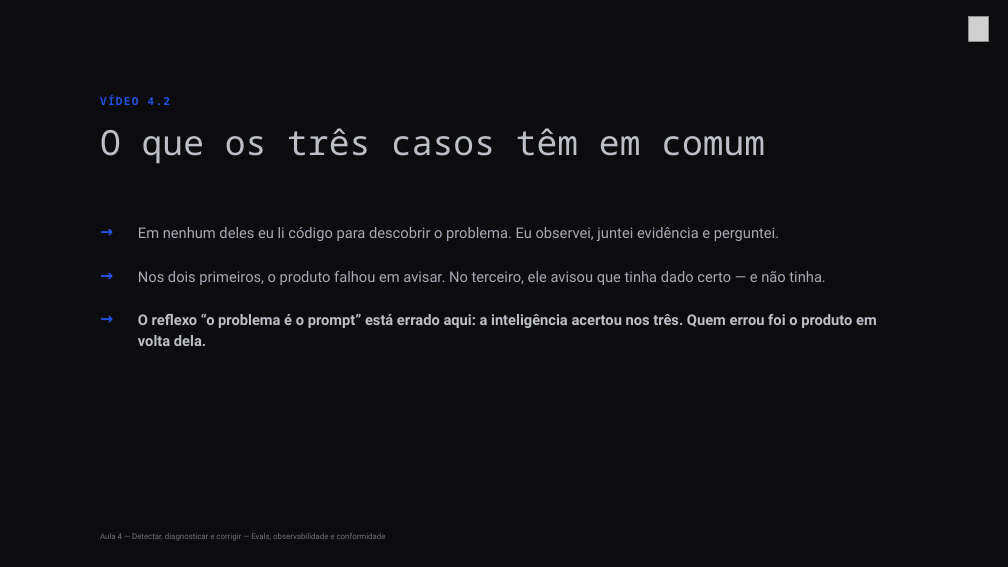
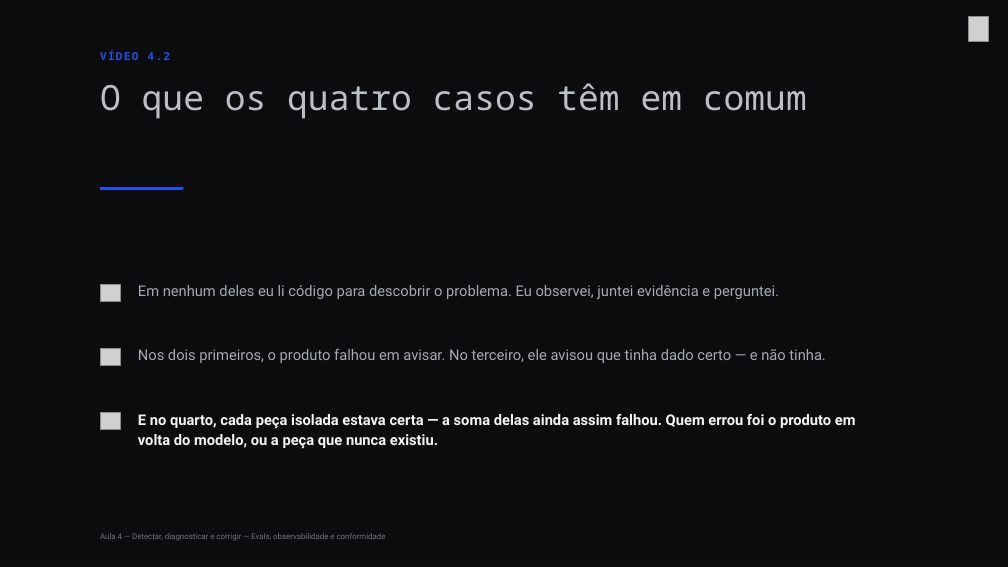
Before and after one commit to Djegao/alura-produto-ficticio, a slide deck: slide 12 of slides/aula4-alura.pptx (slide 10 before the commit). Drawn at 1008x567 pixels with LibreOffice and Linux fonts; fonts in the diff are those of the drawing; grey boxes stand for pictures; background and template pictures are left out. Boxes give left, top, right and bottom in pixels: in the first picture for what was removed or moved away, otherwise in the second. Text is boxed around its words. In the diff, an @@ line names an element or a change of style, - is before the commit and + after.

```diff
--- a/slides/aula4-alura.pptx
+++ b/slides/aula4-alura.pptx
@@ text "VÍDEO 4.2" moved from (x1=100, y1=95, x2=170, y2=105) to (x1=100, y1=49, x2=170, y2=60) @@
@@ text at (x1=100, y1=83, x2=807, y2=119): text changed @@
-O que os três casos têm em comum
+O que os quatro casos têm em comum
@@ rectangle added at (x1=100, y1=187, x2=183, y2=190), fill #1F53E5 @@
@@ text removed at (x1=100, y1=222, x2=132, y2=245) @@
-→
@@ text removed at (x1=100, y1=265, x2=132, y2=288) @@
-→
@@ picture added at (x1=100, y1=284, x2=120, y2=301) @@
@@ text "Em nenhum deles eu li ..." moved from (x1=138, y1=227, x2=779, y2=241) to (x1=138, y1=285, x2=779, y2=299) @@
@@ text removed at (x1=100, y1=309, x2=132, y2=331) @@
-→
@@ text removed at (x1=138, y1=314, x2=877, y2=346) @@
-O reflexo “o problema é o prompt” está errado aqui: a inteligência acertou nos três. Quem errou foi o produto em volta dela.
@@ picture added at (x1=100, y1=348, x2=120, y2=365) @@
@@ text "Nos dois primeiros, o produto ..." moved from (x1=138, y1=271, x2=825, y2=285) to (x1=138, y1=349, x2=825, y2=363) @@
@@ picture added at (x1=100, y1=412, x2=120, y2=429) @@
@@ text added at (x1=138, y1=414, x2=856, y2=449), 28 pt, text #F4F5F6, bold @@
+E no quarto, cada peça isolada estava certa — a soma delas ainda assim falhou. Quem errou foi o produto em volta do modelo, ou a peça que nunca existiu.
```
Also in this commit, not shown: 11 other slides changed, 2 slides added, 2 other files.
